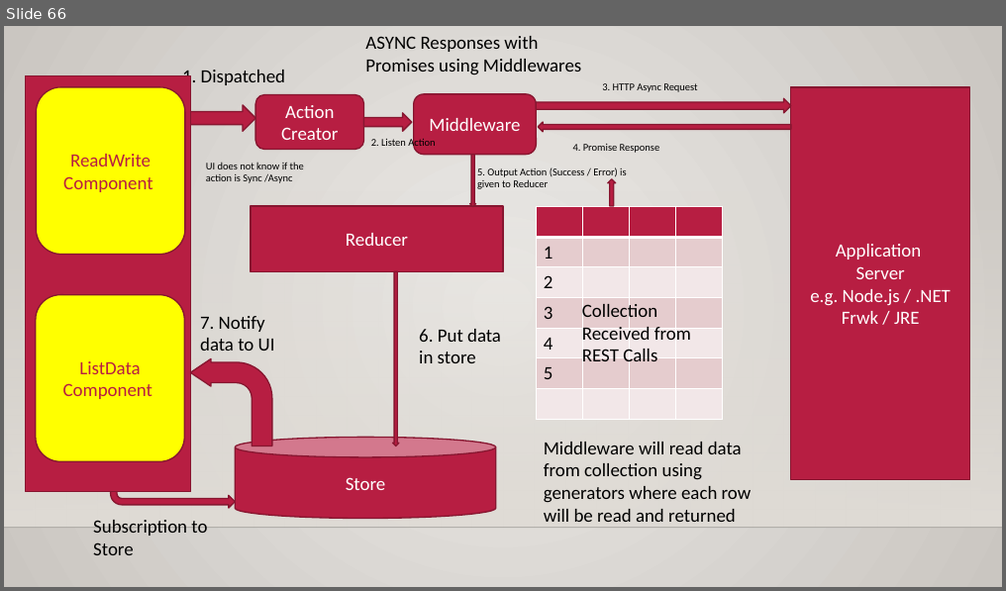
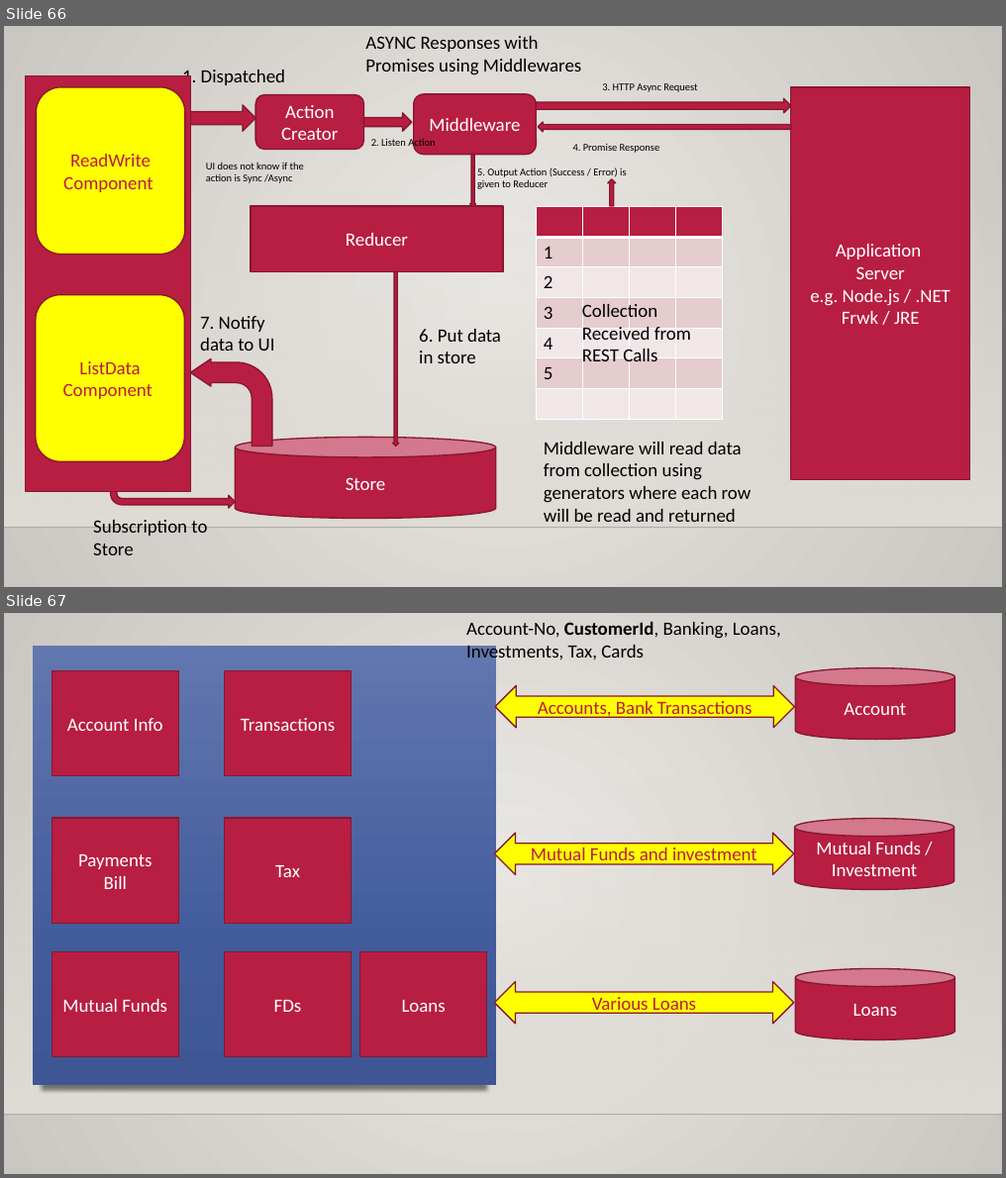
Before and after one commit to maheshsabnis/blazejan2021, a slide deck: Training_Notes_PPTs.pptx. Shown one above the other, each under a label of ours: slide 66 before the commit, slides 66 and 67 after it. The pictures are 1006x591 and 1006x1178 pixels, drawn with LibreOffice and Linux fonts; fonts in the diff are those of the drawing; background and template pictures are left out. Boxes give left, top, right and bottom in pixels: in the first picture for what was removed or moved away, otherwise in the second. Text is boxed around its words. In the diff, an @@ line names an element or a change of style, - is before the commit and + after.

```diff
--- a/Training_Notes_PPTs.pptx
+++ b/Training_Notes_PPTs.pptx
@@ slide 67 added at (4,613,1002,1174), background gradient #ECEAE7 to #CAC7C1; not listed: 2 template elements that a slide beside it also shows @@
@@ text added at (466,621,781,663), 18 pt, text #000000 @@
+Account-No, CustomerId, Banking, Loans, Investments, Tax, Cards
@@ rectangle added at (33,646,496,1086), fill gradient #6378B0 to #425B9B to #3F5793 @@
@@ rectangle added at (52,670,179,776), fill #B71E42, outline #871631 1.25 pt, 18 pt, text #FFFFFF @@
+Account Info
@@ rectangle added at (224,670,351,776), fill #B71E42, outline #871631 1.25 pt, 18 pt, text #FFFFFF @@
+Transactions
@@ cylinder added at (795,668,954,740), fill #B71E42, outline #871631 1.25 pt, 18 pt, text #FFFFFF @@
+Account
@@ left right arrow added at (495,685,795,728), fill #FFFF00, outline #871631 1.25 pt, 18 pt, text #B71E42 @@
+Accounts, Bank Transactions
@@ rectangle added at (52,818,179,924), fill #B71E42, outline #871631 1.25 pt, 18 pt, text #FFFFFF @@
+Payments
+Bill
@@ rectangle added at (224,818,351,924), fill #B71E42, outline #871631 1.25 pt, 18 pt, text #FFFFFF @@
+Tax
@@ cylinder added at (795,819,954,890), fill #B71E42, outline #871631 1.25 pt, 18 pt, text #FFFFFF @@
+Mutual Funds / Investment
@@ left right arrow added at (494,833,794,875), fill #FFFF00, outline #871631 1.25 pt, 18 pt, text #B71E42 @@
+Mutual Funds and investment
@@ rectangle added at (52,953,179,1058), fill #B71E42, outline #871631 1.25 pt, 18 pt, text #FFFFFF @@
+Mutual Funds
@@ rectangle added at (224,953,351,1058), fill #B71E42, outline #871631 1.25 pt, 18 pt, text #FFFFFF @@
+FDs
@@ rectangle added at (360,953,487,1058), fill #B71E42, outline #871631 1.25 pt, 18 pt, text #FFFFFF @@
+Loans
@@ cylinder added at (795,968,954,1040), fill #B71E42, outline #871631 1.25 pt, 18 pt, text #FFFFFF @@
+Loans
@@ left right arrow added at (494,982,794,1024), fill #FFFF00, outline #871631 1.25 pt, 18 pt, text #B71E42 @@
+Various Loans
```
Also in this commit, not shown: 5 other slides added, 27 other files.
